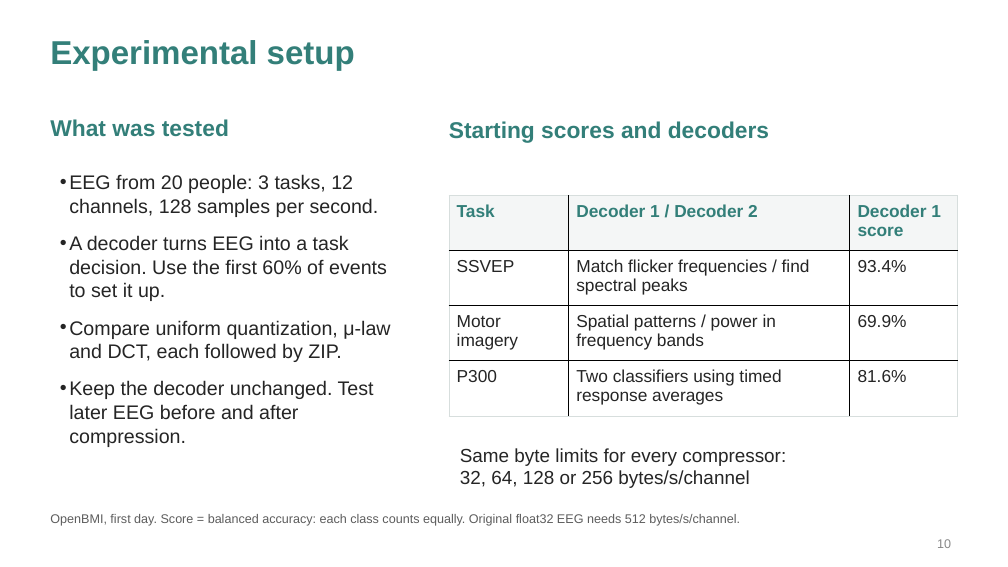
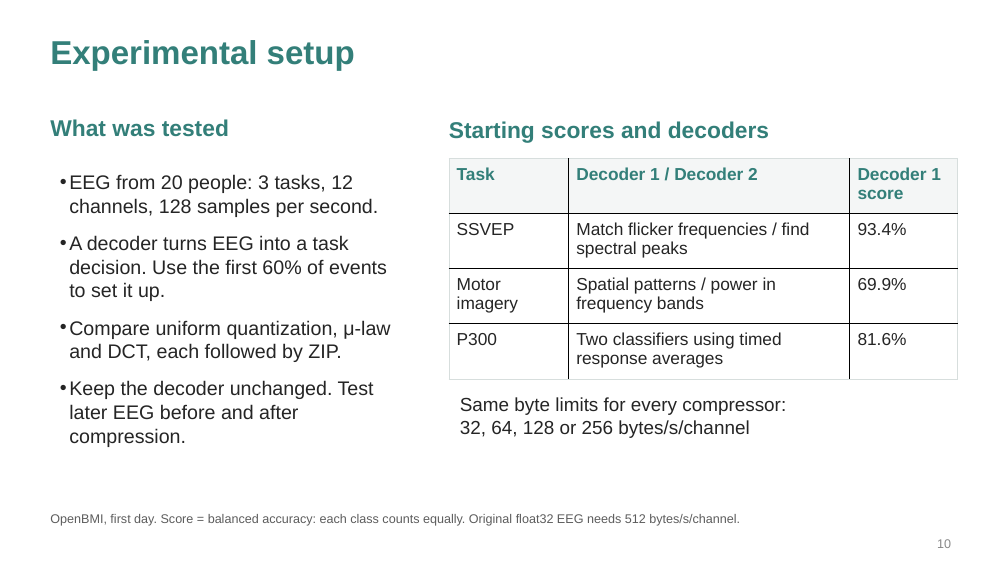
Before and after one commit to Deb044/DataCompression, a slide deck: slide 10 of output/presentation/every-bit-of-the-brain.pptx. Drawn at 1008x567 pixels with LibreOffice and Linux fonts; fonts in the diff are those of the drawing. Boxes give left, top, right and bottom in pixels: in the first picture for what was removed or moved away, otherwise in the second. Text is boxed around its words. In the diff, an @@ line names an element or a change of style, - is before the commit and + after.

```diff
--- a/output/presentation/every-bit-of-the-brain.pptx
+++ b/output/presentation/every-bit-of-the-brain.pptx
@@ table: place and size @@
-table at bbox=[449, 195, 958, 416]
+table at bbox=[449, 158, 958, 379]
@@ text "Same byte limits for every ...": place and size @@
-text "Same byte limits for every ..." at bbox=[460, 448, 786, 488]
+text "Same byte limits for every ..." at bbox=[460, 397, 786, 438]
```
Also in this commit, not shown: 7 other slides changed, 5 other files.
